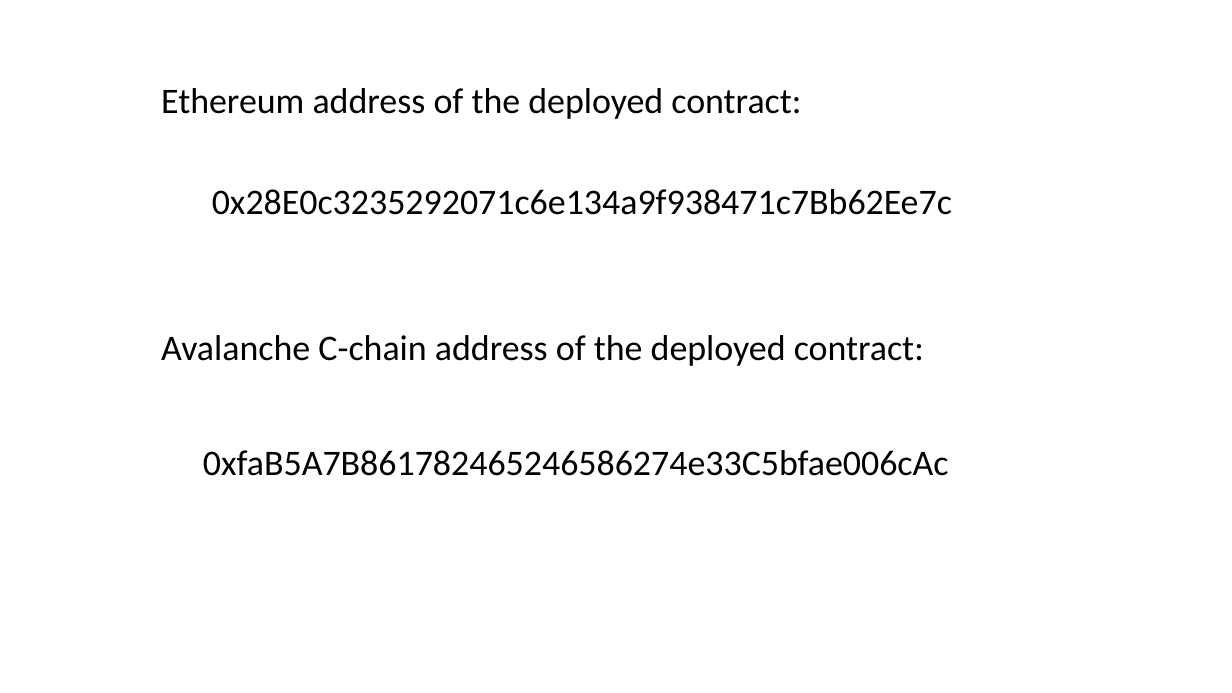
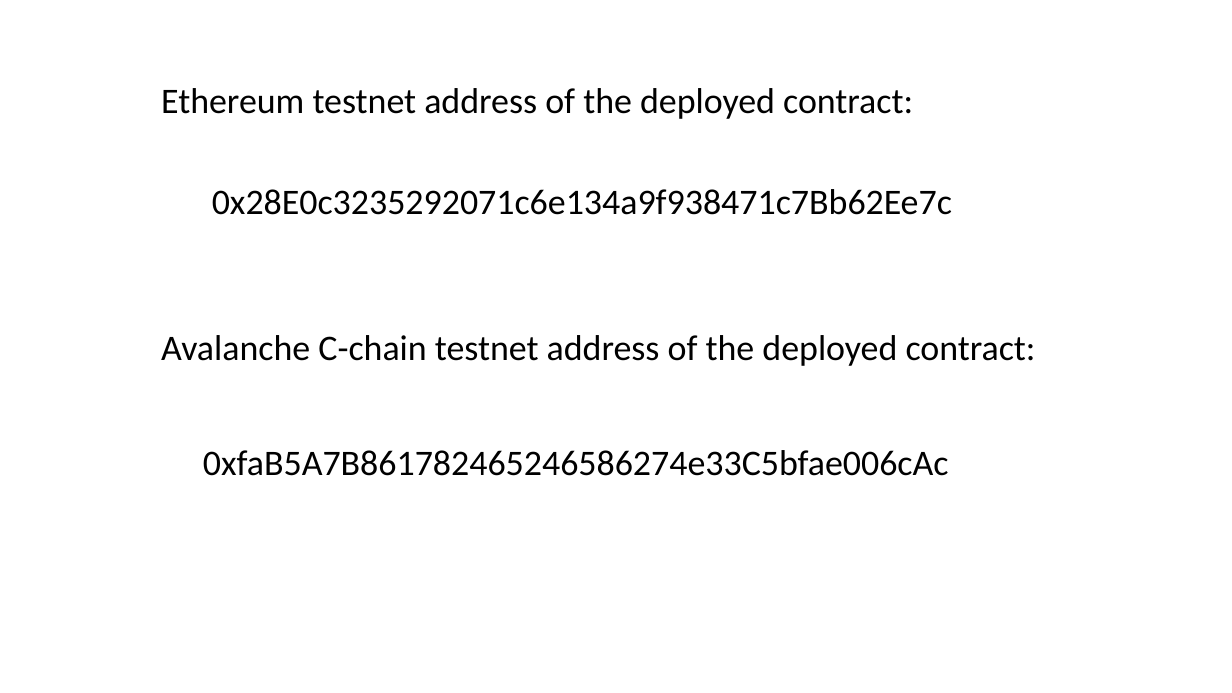
Before and after one commit to zk-scaling-group5/presentation, a slide deck: slide 17 of ZK_scaling_group5.pptx. Drawn at 1232x693 pixels with LibreOffice and Linux fonts; fonts in the diff are those of the drawing. Boxes give left, top, right and bottom in pixels: in the first picture for what was removed or moved away, otherwise in the second. Text is boxed around its words. In the diff, an @@ line names an element or a change of style, - is before the commit and + after.

Commit message:
Added testnet addressed

```diff
--- a/ZK_scaling_group5.pptx
+++ b/ZK_scaling_group5.pptx
@@ text at bbox=[161, 88, 913, 119]: text changed @@
-Ethereum address of the deployed contract:
+Ethereum testnet address of the deployed contract:
@@ text at bbox=[161, 335, 1036, 366]: text changed @@
-Avalanche C-chain address of the deployed contract:
+Avalanche C-chain testnet address of the deployed contract:
```
Also in this commit, not shown: 1 other file.
